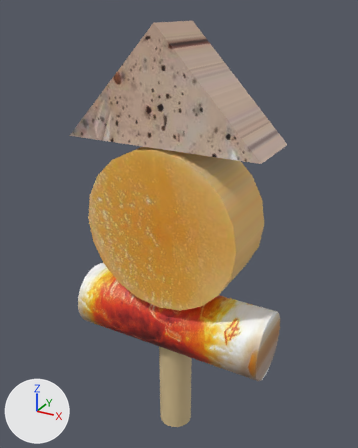
What one commit did to the FBX model Oden.fbx.
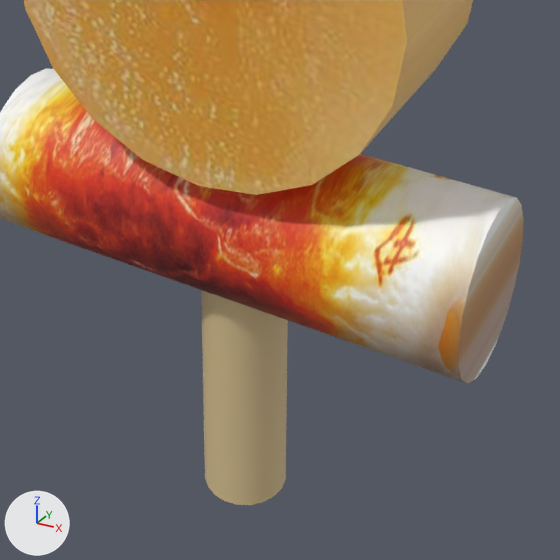
There are two pictures of each version: one whole from a 50 mm camera at (0.0242, -0.0432, 0.0377) aimed at (-0.0002, 0.0013, 0.0154), one close up on the part from 23% to 82% of the width and 53% to 100% of the height. Arrows for +X, +Y and +Z are at lower left; the lights stay in place. Where no turn or scale is listed for an object, it has been applied to the vertices. Vertices at the same position are counted once.

Objects in the first close-up: 'pPrism2'.
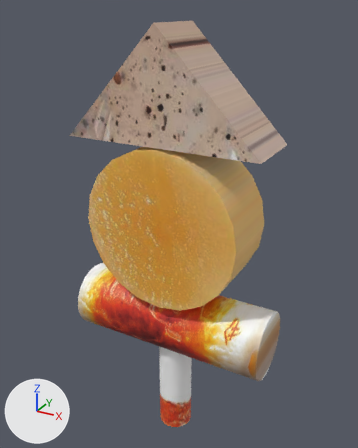
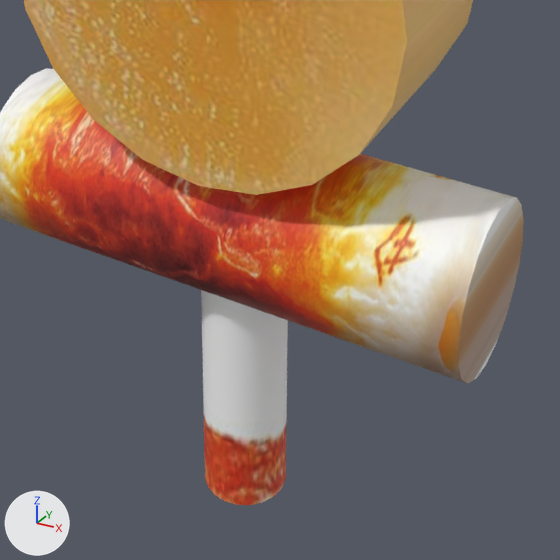
Pixel boxes (x1, y1, x2, y2) of what changed, in the close-ups (560 x 560 px):
part 1 of me_mesh, recoloured (beige to grey): (201, 290, 288, 505) in both

The change, as a diff of the scene's bpy script:
```diff
--- a/Oden.fbx.py
+++ b/Oden.fbx.py
@@ me_mesh @@
 me_mesh.from_pydata(...)  # 672 vertices, 1328 faces; spans x -0.0115..0.0115, y -0.0038..0.0038, z -0.0239..0.0239
 # used by ob_pprism2; location = (0.0, 0.0, 0.01254)
+# me_mesh part 1: all 440 faces that had it switch from mat_lambert3 (beige #dbc393) to mat_lambert2 (picture img_oden_jpg)
```
